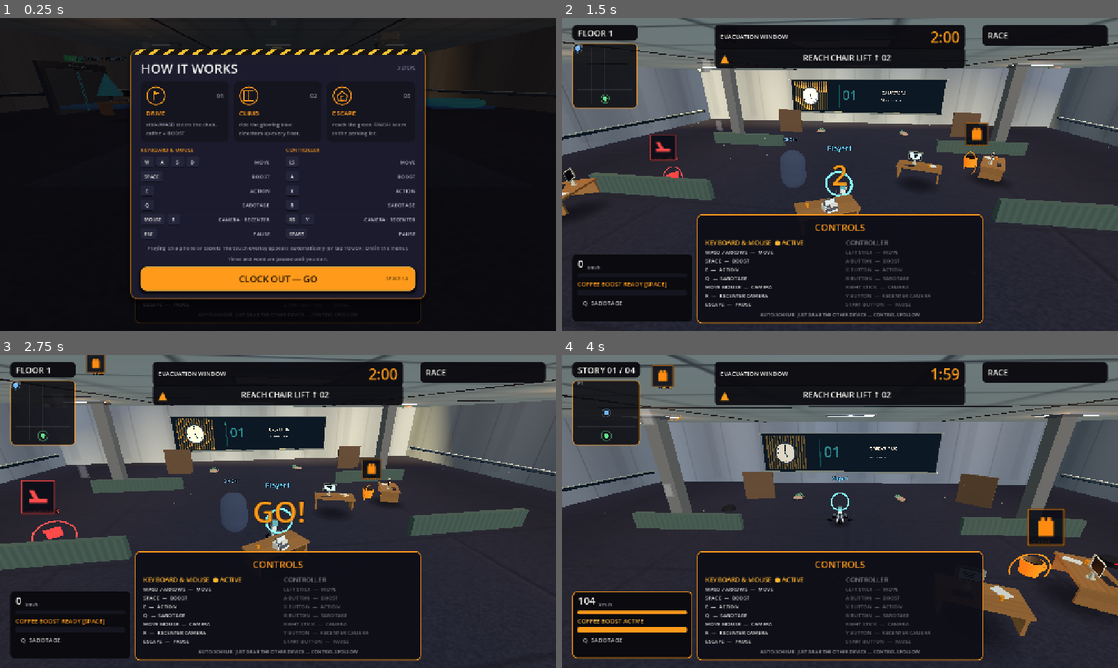
Above: before the commit, frames 1-4 (two rows, left to right).
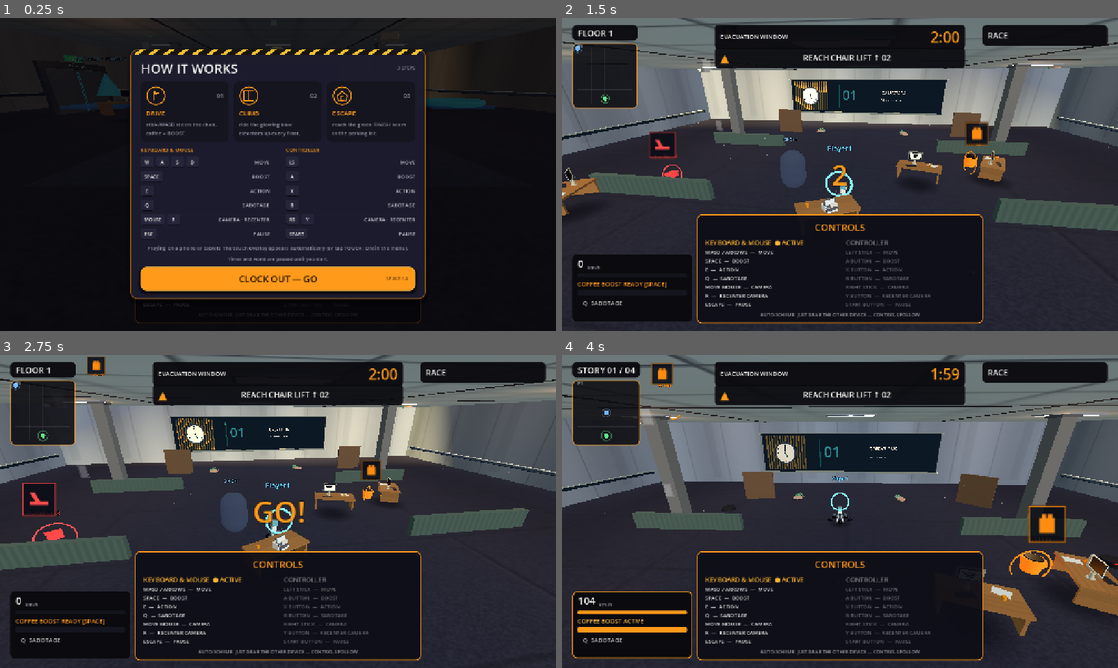
Above: after the commit, the same moments.

Repository: jiracipika/friday-evacuation
Game: Godot game, scene res://scenes/Evacuation.tscn
The game is run twice, just before and just after one commit, with the same random seed, the same clock (stepped at 60 frames per second) and the same inputs. This scene is started directly instead of the project's main scene.
Inputs (mouse positions are in pixels of both pictures, inside the frame that each line leads up to):
- Up to frame 1 (0.25 s): no input
- Up to frame 2 (1.5 s): click "CLOCK OUT — GO" at 0.5 s; tap Enter (ui_accept) at 1.25 s; move the mouse to (867, 174) at 1.27 s; hold W (move_forward) from 1.28 s (still down); hold E (action) from 1.28 s (still down); click (867, 174) at 1.42 s
- Up to frame 3 (2.75 s): keep holding W (move_forward); tap Enter (ui_accept) at 1.52, 1.82, 2.27, 2.57 s; move the mouse to (250, 511) at 2.02 s; release E (action) at 2.03 s; tap Space (boost) at 2.1 s
- Up to frame 4 (4 s): keep holding W (move_forward); move the mouse to (851, 505) at 2.77 s; hold R (recenter_camera) 2.78-3.53 s; move the mouse to (834, 517) at 3.52 s; tap Q (sabotage) at 3.6 s; click (834, 517) at 3.67 s; tap Enter (ui_accept) at 3.77 s

The runs differ from the first frame. In frame 1, less than 0.1% of the frame differs, in the area x 19-23%, y 23-27%; in frame 2, 0.5%; in frame 3, 0.8%; in frame 4, 1.2%, in the area x 16-100%, y 2-79%.

Commit message:
ghost: pace yourself at the layout PB — solo play becomes race-your-own-best

Diff:
--- a/scripts/Evacuation.gd
+++ b/scripts/Evacuation.gd
@@ -1028,7 +1028,19 @@
 		Vector3(-6, 18.5, 6),
 		Vector3(0, 19.0, 14.5),
 	]
-	ghost_racer.setup(course, "GHOST", 75.0)
+	# Pace the ghost at YOUR layout PB when one exists — solo play becomes
+	# "race your own best" instead of chasing a fixed 75s pacer. The PB
+	# rides the nametag so the target is visible mid-race.
+	var pace := 75.0
+	var ghost_label := "GHOST"
+	var ghost_stats = get_node_or_null("/root/StatsManager")
+	var ghost_layouts = load("res://scripts/LevelLayouts.gd")
+	if ghost_stats and ghost_layouts:
+		var own_pb: float = ghost_stats.get_best_time(String(ghost_layouts.current))
+		if own_pb > 0.0:
+			pace = own_pb
+			ghost_label = "GHOST · PB %.1fs" % own_pb
+	ghost_racer.setup(course, ghost_label, pace)
 	add_child(ghost_racer)
 	ghost_racer.ghost_finished.connect(_on_ghost_finished)
 
--- a/scripts/ResultsCelebrationTest.gd
+++ b/scripts/ResultsCelebrationTest.gd
@@ -206,7 +206,17 @@
 	# ================= GHOST-ROW CASE =================
 	# Replay ghosts finish too; their standings rows must read dimmed so a
 	# LAN player can tell a ghost's time from a real finisher's.
+	# Stage a layout PB BEFORE boot: the ghost paces itself at YOUR best.
+	var stats_ghost = root.get_node_or_null("/root/StatsManager")
+	var layouts_ghost = load("res://scripts/LevelLayouts.gd")
+	if stats_ghost:
+		stats_ghost.best_time_by_layout = {String(layouts_ghost.current): 61.0}
 	var scene3: Node = await _boot()
+	if scene3.ghost_racer != null:
+		check(is_equal_approx(float(scene3.ghost_racer.target_time), 61.0),
+			"ghost paces itself at the layout PB (got %.1f)" % float(scene3.ghost_racer.target_time))
+	else:
+		check(true, "ghost disabled in runner settings — pace check n/a")
 	var mixed: Array[Dictionary] = [
 		{"player_id": 424242, "name": "GHOST", "time": 58.0, "is_ghost": true},
 		{"player_id": scene3.local_player.get_instance_id(), "name": "YOU", "time": 63.3},
@@ -225,13 +235,9 @@
 		for row in standings3.get_children():
 			if not (row is HBoxContainer) or row.is_queued_for_deletion():
 				continue
-			var name_text := ""
-			for cell in row.get_children():
-				if cell is Label:
-					var t: String = cell.text
-					if t != "1ST" and t != "2ND" and t != "3RD" and not t.ends_with("s"):
-						name_text = t
-			if name_text == "GHOST":
+			# _standings_row structure: [place, name, time].
+			var name_text: String = row.get_child(1).text if row.get_child_count() > 1 else ""
+			if name_text.begins_with("GHOST"):
 				ghost_dimmed = row.modulate.a < 1.0
 			elif "(you)" in name_text:
 				own_opaque = is_equal_approx(row.modulate.a, 1.0)
@@ -267,15 +273,9 @@
 		for row in standings4.get_children():
 			if not (row is HBoxContainer) or row.is_queued_for_deletion():
 				continue
-			var place_text := ""
-			var name_text := ""
-			for cell in row.get_children():
-				if cell is Label:
-					var t: String = cell.text
-					if t == "DNF":
-						place_text = t
-					elif not t.ends_with("s") and t != "—":
-						name_text = t
+			# _standings_row structure: [place, name, time].
+			var place_text: String = row.get_child(0).text if row.get_child_count() > 0 else ""
+			var name_text: String = row.get_child(1).text if row.get_child_count() > 1 else ""
 			if place_text == "DNF":
 				dnf_rows.append(name_text)
 		check(dnf_rows.size() == 2,
